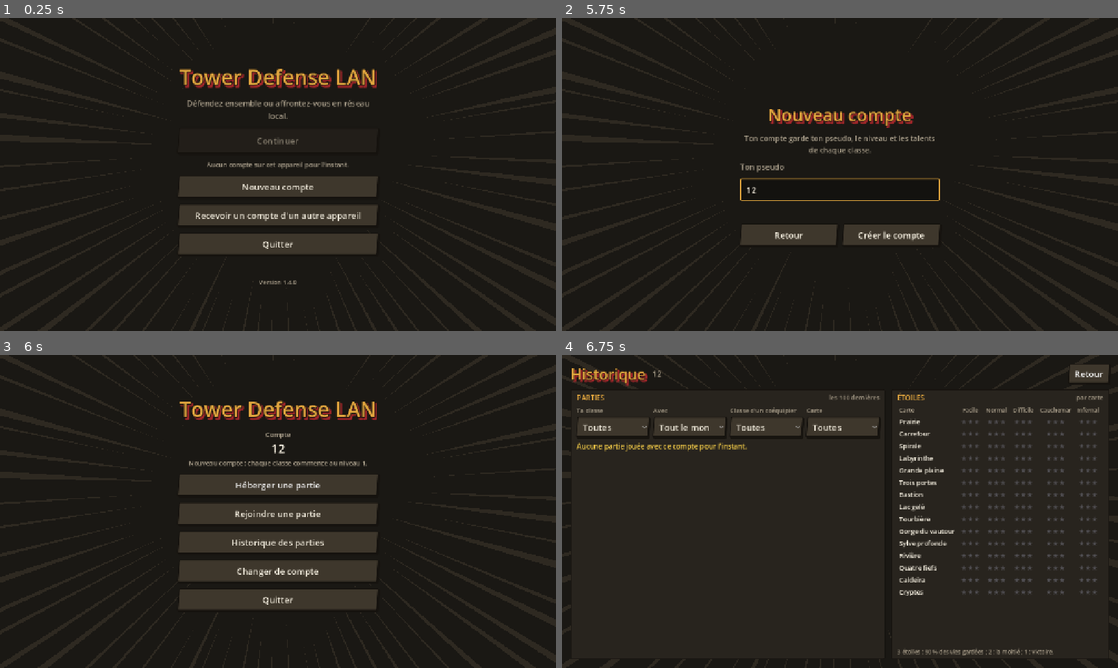
Above: before the commit, frames 1-4 (two rows, left to right).
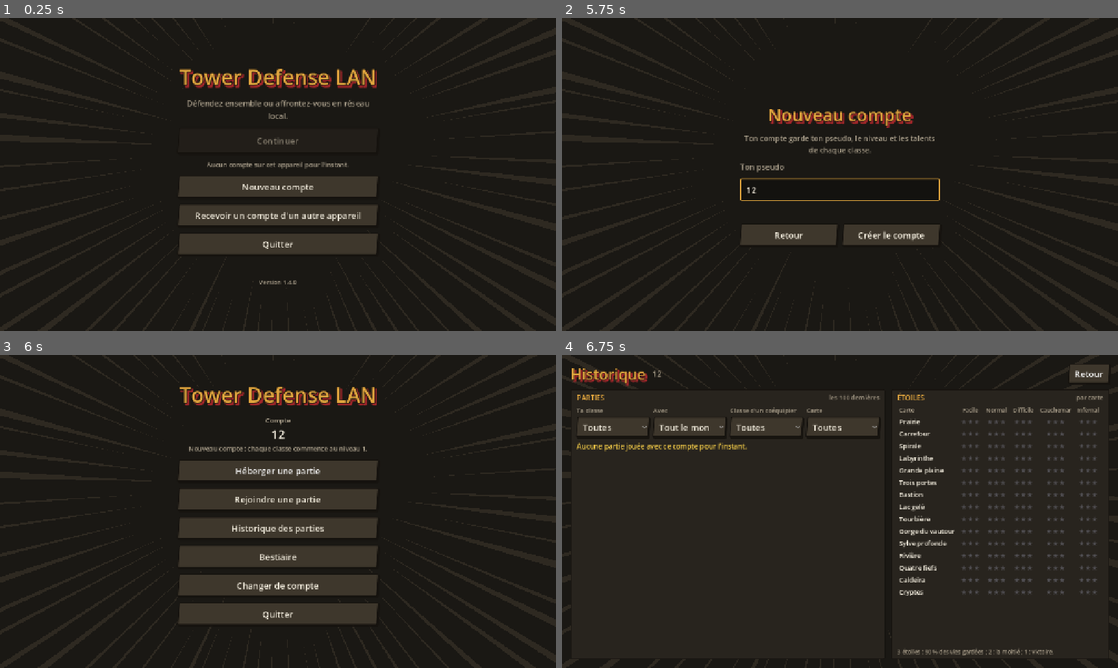
Above: after the commit, the same moments.

Repository: Forthtilliath/tower-defense-lan
Game: Godot game, scene res://scenes/main.tscn
The game is run twice, just before and just after one commit, with the same random seed, the same clock (stepped at 60 frames per second) and the same inputs.
Inputs (mouse positions are in pixels of both pictures, inside the frame that each line leads up to):
- Up to frame 1 (0.25 s): no input
- Up to frame 2 (5.75 s): click "Nouveau compte" at 0.5 s; click (840, 190) at 1.27 s; type "12" at 1.35 s; click "Retour" at 2 s; click "Recevoir un compte d'un autre…" at 2.75 s; click "Annuler" at 3.5 s; click "Nouveau compte" at 4.25 s; click (840, 190) at 5.02 s; type "12" at 5.1 s
- Up to frame 3 (6 s): click "Créer le compte" at 5.75 s
- Up to frame 4 (6.75 s): click "Historique des parties" at 6.5 s

Frames 1-2 are identical in both runs. In frame 3, 14% of the frame differs, in the area x 32-68%, y 10-86%; in frame 4, nothing differs.

Commit message:
feat: add a bestiary of every monster

Diff:
--- /dev/null
+++ b/scripts/ui/bestiary/bestiary_data.gd
@@ -0,0 +1,55 @@
+class_name BestiaryData
+extends RefCounted
+## Où l'on croise chaque monstre : cartes dont les vagues l'envoient, et monstres qui le font
+## naître (petits d'araignée, gelées divisées, morts relevés…).
+
+const CHILD_KEYS := ["split_into", "brood_into", "raise_into"]
+
+
+## id du monstre -> ids des cartes où il apparaît (directement ou né d'un autre), dans l'ordre des cartes.
+static func maps_by_monster(data: GameData) -> Dictionary:
+	var out := {}
+	for id in data.monster_order:
+		out[id] = []
+	for m in data.maps:
+		for wave_id in m.waves:
+			for g in data.waves[wave_id]["groups"]:
+				_add_with_children(data, out, g["monster"], m.id, 0)
+	return out
+
+
+static func _add_with_children(data: GameData, out: Dictionary, id: String, map_id: String, depth: int) -> void:
+	if depth > 4 or not out.has(id):
+		return
+	if not out[id].has(map_id):
+		out[id].append(map_id)
+	var def: Dictionary = data.monsters[id]
+	for key in CHILD_KEYS:
+		var child: String = str(def.get(key, ""))
+		if child != "" and child != id:
+			_add_with_children(data, out, child, map_id, depth + 1)
+
+
+## id du monstre -> noms des monstres qui le font naître (vide pour les monstres des vagues).
+static func parents(data: GameData) -> Dictionary:
+	var out := {}
+	for id in data.monster_order:
+		var def: Dictionary = data.monsters[id]
+		for key in CHILD_KEYS:
+			var child: String = str(def.get(key, ""))
+			if child == "" or not data.monsters.has(child):
+				continue
+			if not out.has(child):
+				out[child] = []
+			if not out[child].has(def["name"]):
+				out[child].append(def["name"])
+	return out
+
+
+## Noms des cartes, dans l'ordre : « Prairie, Carrefour ».
+static func map_names(data: GameData, ids: Array) -> String:
+	var names := []
+	for m in data.maps:
+		if ids.has(m.id):
+			names.append(m.name)
+	return ", ".join(names)
--- /dev/null
+++ b/scripts/ui/bestiary/bestiary_panel.gd
@@ -0,0 +1,110 @@
+class_name BestiaryPanel
+extends ColorRect
+## Bestiaire : chaque monstre avec son portrait, ses caractéristiques de base, ses bonus et les
+## cartes où on le croise. Filtre par carte (en partie : la carte jouée d'abord).
+## Ouvert depuis le menu principal (écran entier) ou le menu de partie (par-dessus le plateau).
+
+var _on_close: Callable
+var _map_id := ""
+var _filter: OptionButton
+var _list: VBoxContainer
+var _count: Label
+var _filter_ids: Array[String] = []  # "" : tous les monstres
+
+
+func _init(on_close: Callable, map_id := "") -> void:
+	_on_close = on_close
+	_map_id = map_id
+	color = Color(UiTheme.BG, 0.97)
+	set_anchors_preset(PRESET_FULL_RECT)
+	mouse_filter = MOUSE_FILTER_STOP
+
+
+func _ready() -> void:
+	var data := Data.db
+	var margin := MarginContainer.new()
+	margin.set_anchors_preset(PRESET_FULL_RECT)
+	for side in ["left", "right", "top", "bottom"]:
+		margin.add_theme_constant_override("margin_" + side, 16)
+	add_child(margin)
+	var box := UiTheme.vbox(10)
+	margin.add_child(box)
+	var top := UiTheme.hbox(14)
+	box.add_child(top)
+	var title := UiTheme.title("Bestiaire", 34)
+	top.add_child(title)
+	_filter_ids.append("")
+	var items := ["Tous les monstres"]
+	for m in data.maps:
+		_filter_ids.append(m.id)
+		items.append("Carte : " + m.name)
+	var col := UiTheme.vbox(0)
+	col.size_flags_horizontal = SIZE_EXPAND_FILL
+	top.add_child(col)
+	_filter = UiTheme.option(col, "Monstres affichés", items)
+	_filter.select(maxi(0, _filter_ids.find(_map_id)))
+	_filter.item_selected.connect(func(_i: int) -> void: _fill())
+	var close := UiTheme.button("Fermer", close_panel, 48, false)
+	close.size_flags_vertical = SIZE_SHRINK_END
+	top.add_child(close)
+	_count = UiTheme.label("", 15, UiTheme.MUTED)
+	box.add_child(_count)
+	var scroll := ScrollContainer.new()
+	scroll.horizontal_scroll_mode = ScrollContainer.SCROLL_MODE_DISABLED
+	scroll.size_flags_vertical = SIZE_EXPAND_FILL
+	box.add_child(scroll)
+	_list = UiTheme.vbox(8)
+	_list.size_flags_horizontal = SIZE_EXPAND_FILL
+	scroll.add_child(_list)
+	_fill()
+
+
+func _fill() -> void:
+	var data := Data.db
+	UiTheme.clear(_list)
+	var map_id: String = _filter_ids[maxi(0, _filter.selected)]
+	var where := BestiaryData.maps_by_monster(data)
+	var parents := BestiaryData.parents(data)
+	var shown := 0
+	for id in data.monster_order:
+		if map_id != "" and not where[id].has(map_id):
+			continue
+		_list.add_child(_card(data, id, where[id], parents.get(id, [])))
+		shown += 1
+	_count.text = "%d monstres. PV de base en Normal, avant le renfort des vagues (les dernières vagues sont bien plus solides)." % shown
+
+
+func _card(data: GameData, id: String, maps: Array, born_from: Array) -> Control:
+	var def: Dictionary = data.monsters[id]
+	var panel := PanelContainer.new()
+	var row := UiTheme.hbox(14)
+	panel.add_child(row)
+	var pic := MonsterPortrait.new(def)
+	pic.size_flags_vertical = SIZE_SHRINK_CENTER
+	row.add_child(pic)
+	var col := UiTheme.vbox(3)
+	col.size_flags_horizontal = SIZE_EXPAND_FILL
+	row.add_child(col)
+	col.add_child(UiTheme.label(def["name"], 21, UiTheme.ACCENT))
+	col.add_child(UiTheme.label(MonsterText.stats_text(data, def), 16, UiTheme.TEXT))
+	var traits := MonsterText.traits_text(def)
+	traits = traits.left(1).to_upper() + traits.substr(1) if traits != "" else "Sans particularité."
+	col.add_child(UiTheme.label(traits, 15, UiTheme.MUTED))
+	var origin := []
+	if not born_from.is_empty():
+		origin.append("Naît de : " + ", ".join(born_from))
+	if not maps.is_empty():
+		origin.append("Cartes : " + BestiaryData.map_names(data, maps))
+	if not origin.is_empty():
+		col.add_child(UiTheme.label(" · ".join(origin), 14, UiTheme.MUTED.darkened(0.15)))
+	return panel
+
+
+func close_panel() -> void:
+	if _on_close.is_valid():
+		_on_close.call()
+
+
+## Retour d'Android (en écran entier depuis le menu principal).
+func go_back() -> void:
+	close_panel()
--- /dev/null
+++ b/scripts/ui/bestiary/monster_portrait.gd
@@ -0,0 +1,19 @@
+class_name MonsterPortrait
+extends Control
+## Portrait d'un monstre (même dessin que sur le plateau), à l'échelle : les gros restent gros.
+
+var _def: Dictionary
+
+
+func _init(def: Dictionary, side := 76.0) -> void:
+	_def = def
+	custom_minimum_size = Vector2(side, side)
+	clip_contents = true
+	mouse_filter = MOUSE_FILTER_IGNORE
+
+
+func _draw() -> void:
+	var side := minf(size.x, size.y)
+	draw_rect(Rect2(Vector2.ZERO, size), Color(Ink.INK, 0.25))
+	var m := {"flying": _def["flying"], "hp": 255, "slowed": false, "poisoned": false}
+	MonsterPainter.draw(self, _def, m, size / 2.0 + Vector2(0, side * 0.08), Vector2.RIGHT, side * 1.05)
--- a/scripts/ui/game/monster_text.gd
+++ b/scripts/ui/game/monster_text.gd
@@ -71,17 +71,51 @@
 
 
 ## Monstres d'une vague, un par ligne avec leurs bonus : « Feu follet : lévite… ».
-static func wave_text(data: GameData, wave: Dictionary) -> String:
-	var lines := []
-	var seen := {}
+## mult > 0 : nombre de monstres en tête de ligne (« 12 × Loup »), voir WaveScaling.count_mult.
+static func wave_text(data: GameData, wave: Dictionary, mult := 0.0) -> String:
+	var counts := {}
 	for g in wave["groups"]:
 		var id: String = g["monster"]
-		if seen.has(id):
-			continue
-		seen[id] = true
+		counts[id] = int(counts.get(id, 0)) + (WaveScaling.group_count(data, wave, g, mult) if mult > 0.0 else 0)
+	var lines := []
+	for id in counts:
 		var def: Dictionary = data.monsters[id]
 		var traits := traits_text(def)
-		lines.append("• %s%s" % [def["name"], " : " + traits if traits != "" else ""])
+		var head := "%d × " % counts[id] if mult > 0.0 else ""
+		lines.append("• %s%s%s" % [head, def["name"], " : " + traits if traits != "" else ""])
+	return "\n".join(lines)
+
+
+## Caractéristiques de base (PV du Normal, avant le renfort des vagues) : « PV 52 · vitesse 1,6 · 3 or · 1 vie ».
+static func stats_text(data: GameData, def: Dictionary) -> String:
+	var hp := roundi(float(def["hp"]) * float(data.monster_scaling["hp"]))
+	return "PV %d · vitesse %s · %d or · %s" % [hp, _n(def["speed"]), int(def["gold"]), lives_text(int(def["damage"]))]
+
+
+static func lives_text(damage: int) -> String:
+	return "%d vie%s s'il passe" % [damage, "s" if damage > 1 else ""]
+
+
+const STATES := [["slowed", "ralenti"], ["poisoned", "empoisonné"], ["burning", "en feu"], ["bleeding", "saigne"],
+	["stunned", "étourdi"], ["feared", "apeuré"], ["charmed", "charmé"], ["warded", "protégé"],
+	["frostbitten", "gelure"], ["shocked", "électrocuté"], ["grounded", "cloué au sol"], ["burrowed", "enfoui"]]
+
+
+## Info-bulle d'un monstre du plateau (m : monstre de ViewState, PV de 0 à 255).
+static func hover_text(data: GameData, m: Dictionary) -> String:
+	var def: Dictionary = data.monsters[m["type"]]
+	var lines := [def["name"] + (" (vague spéciale)" if m.get("elite", false) else "")]
+	lines.append("PV : %d %% · vitesse %s · %d or · %s" % [
+		roundi(float(m["hp"]) / 2.55), _n(def["speed"]), int(def["gold"]), lives_text(int(def["damage"]))])
+	var traits := traits_text(def)
+	if traits != "":
+		lines.append(traits.left(1).to_upper() + traits.substr(1))
+	var states := []
+	for s in STATES:
+		if m.get(s[0], false):
+			states.append(s[1])
+	if not states.is_empty():
+		lines.append("État : " + ", ".join(states))
 	return "\n".join(lines)
 
 
--- a/scripts/ui/main.gd
+++ b/scripts/ui/main.gd
@@ -61,6 +61,11 @@
 	_switch(HistoryScreen.new(self))
 
 
+## Tous les monstres du jeu, avec leurs bonus et leurs cartes.
+func show_bestiary() -> void:
+	_switch(BestiaryPanel.new(show_menu))
+
+
 func show_join() -> void:
 	_switch(JoinScreen.new(self))
 
--- a/scripts/ui/screens/menu_screen.gd
+++ b/scripts/ui/screens/menu_screen.gd
@@ -1,6 +1,6 @@
 class_name MenuScreen
 extends CenterContainer
-## Menu principal du compte ouvert : héberger, rejoindre, historique, changer de compte.
+## Menu principal du compte ouvert : héberger, rejoindre, historique, bestiaire, changer de compte.
 
 var _nav: Node
 var _message := ""
@@ -27,6 +27,7 @@
 	box.add_child(host)
 	box.add_child(UiTheme.button("Rejoindre une partie", _nav.show_join))
 	box.add_child(UiTheme.button("Historique des parties", _nav.show_history))
+	box.add_child(UiTheme.button("Bestiaire", _nav.show_bestiary))
 	box.add_child(UiTheme.button("Changer de compte", go_back))
 	if not OS.has_feature("mobile"):
 		box.add_child(UiTheme.button("Quitter", func() -> void: get_tree().quit()))
Not shown, added: scripts/ui/bestiary/bestiary_data.gd.uid
Not shown, added: scripts/ui/bestiary/bestiary_panel.gd.uid
Not shown, added: scripts/ui/bestiary/monster_portrait.gd.uid
